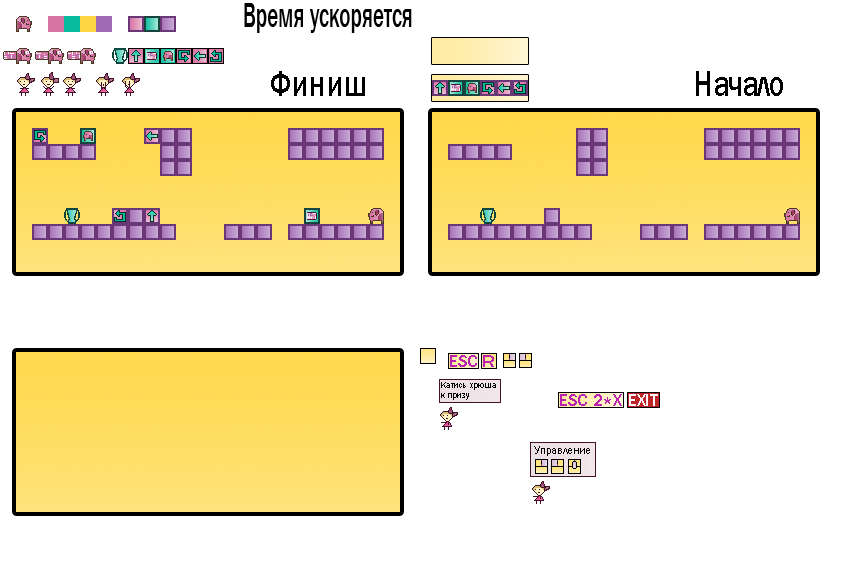
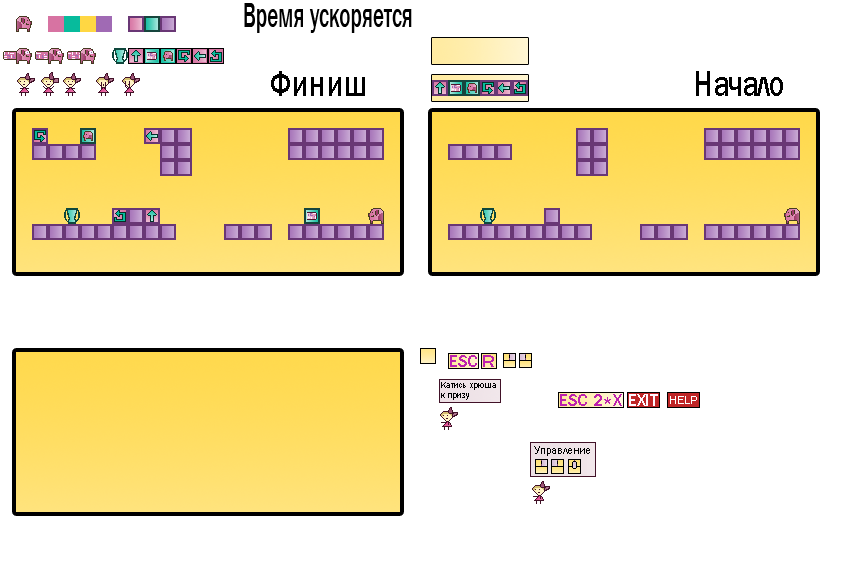
Before/after of a 848 × 576 layered artwork. What changed in the layer stack:
added layer "HELP" above "EXIT" over [667,392,700,408]
